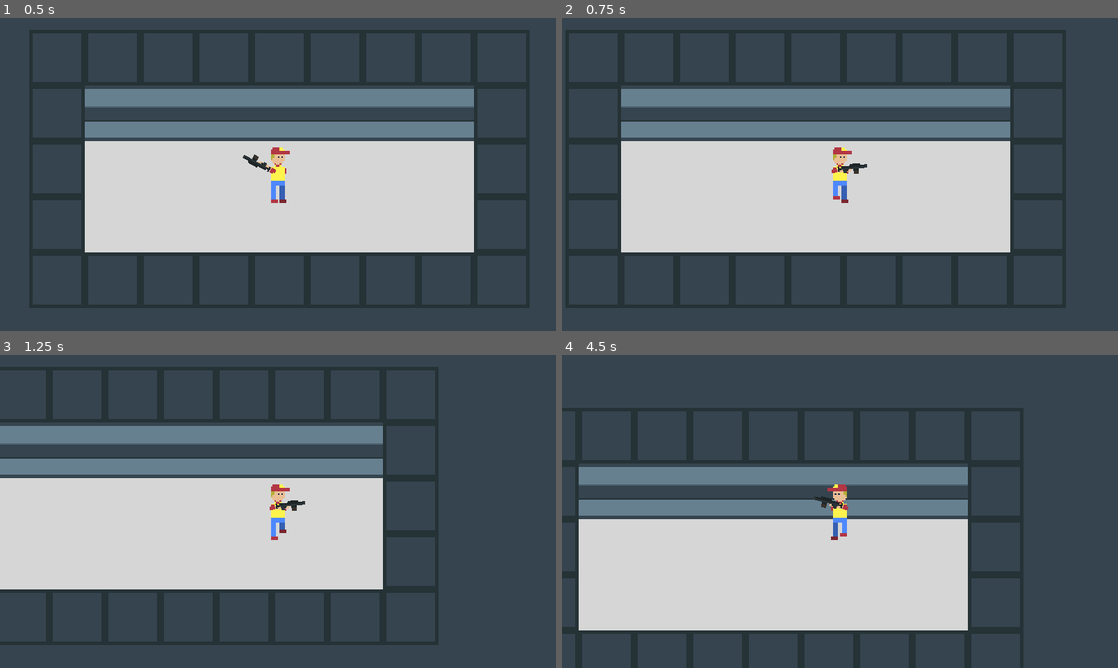
Above: before the commit, frames 1-4 (two rows, left to right).
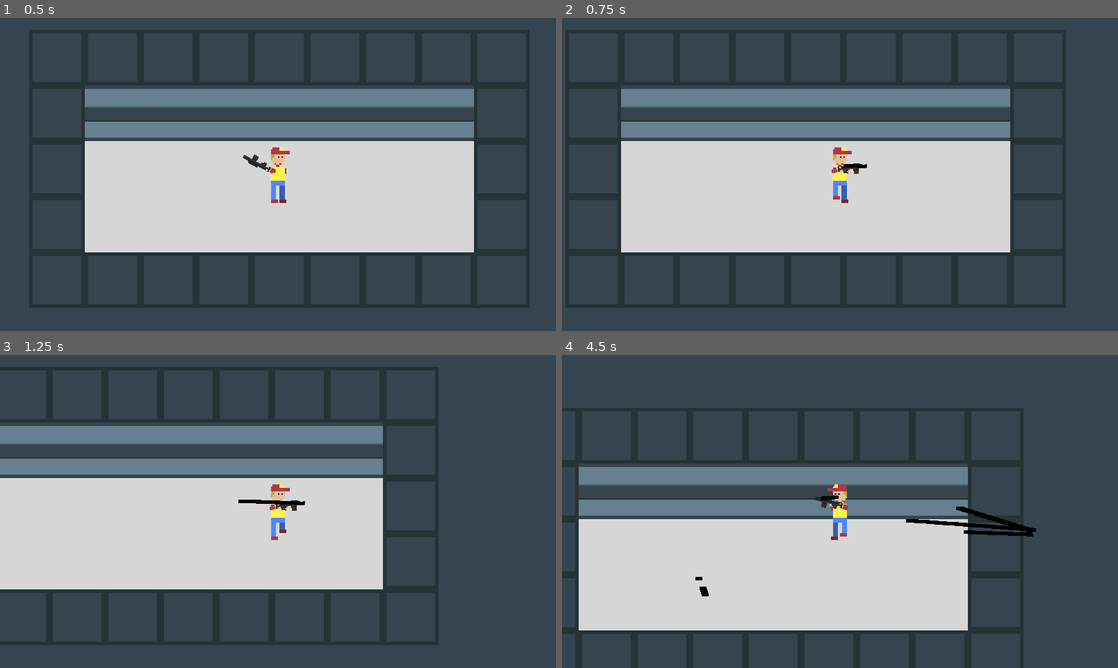
Above: after the commit, the same moments.

Repository: MarinMario/Deliver-Bullets-1.0-Dropped
Game: Godot game, scene res://scenes/test_world.tscn
Two runs of this game, one before a commit and one after it. Both use one fixed random seed, a clock stepped at 60 frames per second and the inputs below.
Inputs (mouse positions are in pixels of both pictures, inside the frame that each line leads up to):
- Up to frame 1 (0.5 s): no input
- Up to frame 2 (0.75 s): tap Enter at 0.5 s; move the mouse to (962, 158) at 0.52 s; press the mouse at (962, 158) at 0.53 s; hold Right (ui_right) from 0.53 s (still down)
- Up to frame 3 (1.25 s): keep holding Right (ui_right)
- Up to frame 4 (4.5 s): move the mouse to (728, 527) at 1.27 s; release Right (ui_right) at 1.28 s; release the mouse at (728, 527) at 1.28 s; hold Down (ui_down) 1.28-2.03 s; click (728, 527) at 1.35 s; move the mouse to (895, 442) at 2.02 s; press the mouse at (895, 442) at 2.03 s; hold Right (ui_right) 2.03-2.78 s; move the mouse to (812, 574) at 2.77 s; release the mouse at (812, 574) at 2.78 s; hold Up (ui_up) 2.78-3.53 s; click (812, 574) at 2.85 s; move the mouse to (1006, 558) at 3.52 s; press the mouse at (1006, 558) at 3.53 s; hold Left (ui_left) from 3.53 s (still down); move the mouse to (673, 464) at 4.27 s; release the mouse at (673, 464) at 4.28 s; click (673, 464) at 4.35 s

Frame 1 is identical in both runs. In frame 2, less than 0.1% of the frame differs, in the area x 50-55%, y 46-49%; in frame 3, 0.1%; in frame 4, 0.7%, in the area x 24-86%, y 44-78%.

Commit message:
added shooting

Diff:
--- a/Game/project.godot
+++ b/Game/project.godot
@@ -18,6 +18,10 @@
 config/name="Deliver Bullets"
 run/main_scene="res://scenes/test_world.tscn"
 config/icon="res://icon.png"
+
+[autoload]
+
+global="*res://scenes/global.tscn"
 
 [display]
 
@@ -49,6 +53,14 @@
 "svg/scale": 1.0
 }
 
+[input]
+
+shoot={
+"deadzone": 0.5,
+"events": [ Object(InputEventMouseButton,"resource_local_to_scene":false,"resource_name":"","device":0,"alt":false,"shift":false,"control":false,"meta":false,"command":false,"button_mask":0,"position":Vector2( 0, 0 ),"global_position":Vector2( 0, 0 ),"factor":1.0,"button_index":1,"pressed":false,"doubleclick":false,"script":null)
+ ]
+}
+
 [rendering]
 
 environment/default_clear_color=Color( 0.211765, 0.270588, 0.309804, 1 )
--- /dev/null
+++ b/Game/scenes/global.gd
@@ -0,0 +1 @@
+extends Node2D
--- /dev/null
+++ b/Game/scenes/global.tscn
@@ -0,0 +1,6 @@
+[gd_scene load_steps=2 format=2]
+
+[ext_resource path="res://scenes/global.gd" type="Script" id=1]
+
+[node name="global" type="Node2D"]
+script = ExtResource( 1 )
--- /dev/null
+++ b/Game/scenes/other/bullet.gd
@@ -0,0 +1,16 @@
+extends Area2D
+
+var init_pos: Vector2
+var target: Vector2
+var direction: Vector2
+var motion: Vector2
+var speed := 1000
+
+func _ready():
+	#init_pos = global.player_shoot_point
+	position = init_pos
+	direction = (target - self.position).normalized()
+
+func _process(delta):
+	motion = direction * speed * delta
+	position += self.motion
--- /dev/null
+++ b/Game/scenes/other/bullet.tscn
@@ -0,0 +1,16 @@
+[gd_scene load_steps=4 format=2]
+
+[ext_resource path="res://scenes/other/bullet.gd" type="Script" id=1]
+[ext_resource path="res://assets/textures/icons/bullet.png" type="Texture" id=2]
+
+[sub_resource type="RectangleShape2D" id=1]
+extents = Vector2( 8, 4 )
+
+[node name="bullet" type="Area2D"]
+script = ExtResource( 1 )
+
+[node name="CollisionShape2D" type="CollisionShape2D" parent="."]
+shape = SubResource( 1 )
+
+[node name="Sprite" type="Sprite" parent="."]
+texture = ExtResource( 2 )
--- a/Game/scenes/player/player.gd
+++ b/Game/scenes/player/player.gd
@@ -1,10 +1,10 @@
 extends KinematicBody2D
 
-var motion = Vector2(0,0)
-var speed = 300
-var anim = "idle"
+var motion := Vector2(0,0)
+var speed := 300
+var anim := "idle"
 
-func _process(delta):
+func _physics_process(delta):
 	#movement
 	motion = Vector2(0,0)
 
--- a/Game/scenes/player/player_hand.gd
+++ b/Game/scenes/player/player_hand.gd
@@ -1,15 +1,45 @@
 extends Node2D
 
-var mouse
-var state = "nothing"
-var fire_rate = 0
-var fire_timer = 0
-var fire_time = 0
-var fire_allowed = false
+var mouse: Vector2
+var state := "machine_gun"
+var fire_rate := 0
+var fire_timer: float = 0
+var fire_time := 0
+var fire_allowed := false
+
+var BULLET = preload("res://scenes/other/bullet.tscn")
 
 func _process(delta):
 	mouse = get_global_mouse_position()
+
 	self.look_at(mouse)
-	$gun.look_at(mouse)
+	#$gun.look_at(mouse)
 
 	#$gun.play(state)
+	fire_timer += delta
+	if fire_timer > fire_rate:
+		fire_allowed = true
+		fire_timer = 0
+	#gun_manager()
+	if Input.is_action_pressed("shoot") and fire_allowed:
+
+		print(fire_timer)
+
+		shoot()
+
+func shoot():
+	var bullet = BULLET.instance()
+	bullet.init_pos = $shoot_point.global_position
+	bullet.target = mouse
+	bullet.speed = 100
+	get_parent().get_parent().get_parent().add_child(bullet)
+
+func gun_manager():
+	if state == "nothing":
+		fire_allowed = false
+	elif state == "pistol":
+		fire_allowed = true
+		fire_rate = 0.25
+	elif state == "machine_gun":
+		fire_allowed = true
+		fire_rate = 5
--- a/Game/scenes/player/player_hand.tscn
+++ b/Game/scenes/player/player_hand.tscn
@@ -34,3 +34,6 @@
 position = Vector2( 43, 0 )
 frames = SubResource( 1 )
 animation = "machine_gun"
+
+[node name="shoot_point" type="Position2D" parent="."]
+position = Vector2( 66, -4 )
Binary file added: Game/assets/textures/icons/bullet.png
Not shown, added: Game/assets/textures/icons/bullet.png.import
